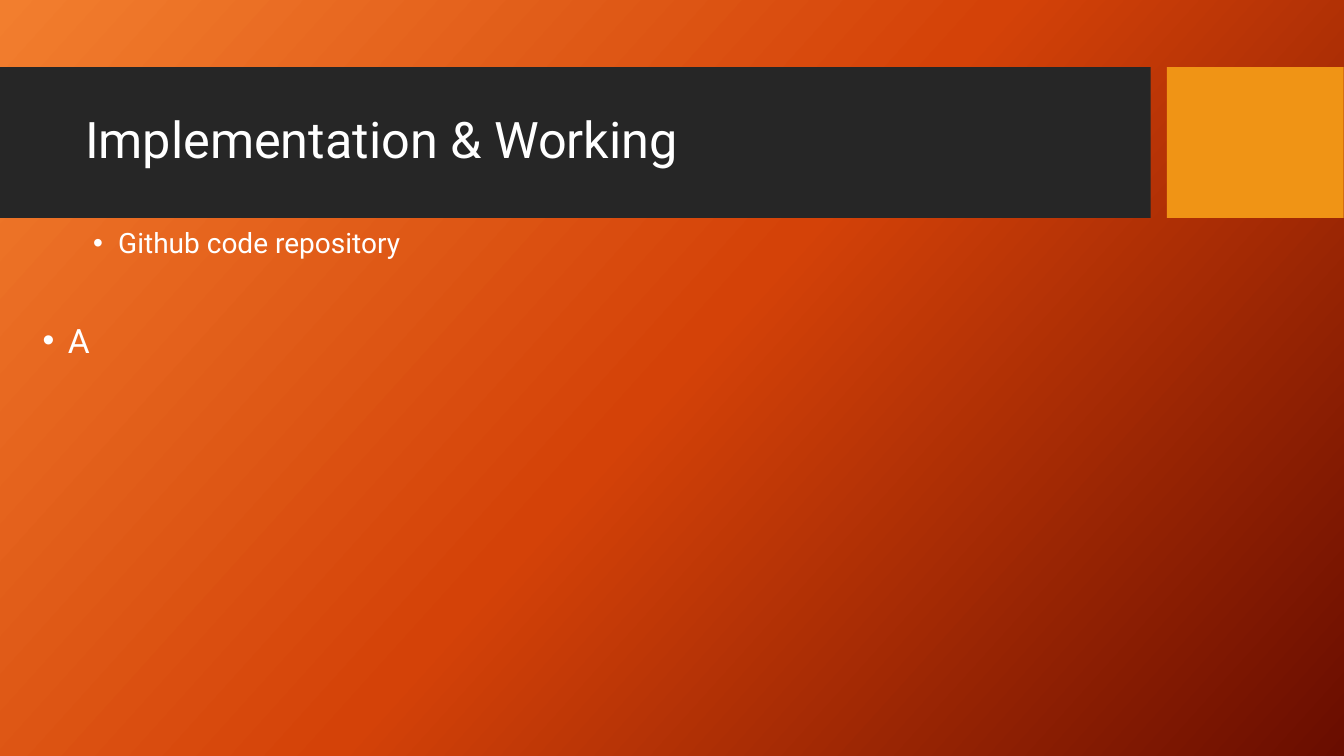
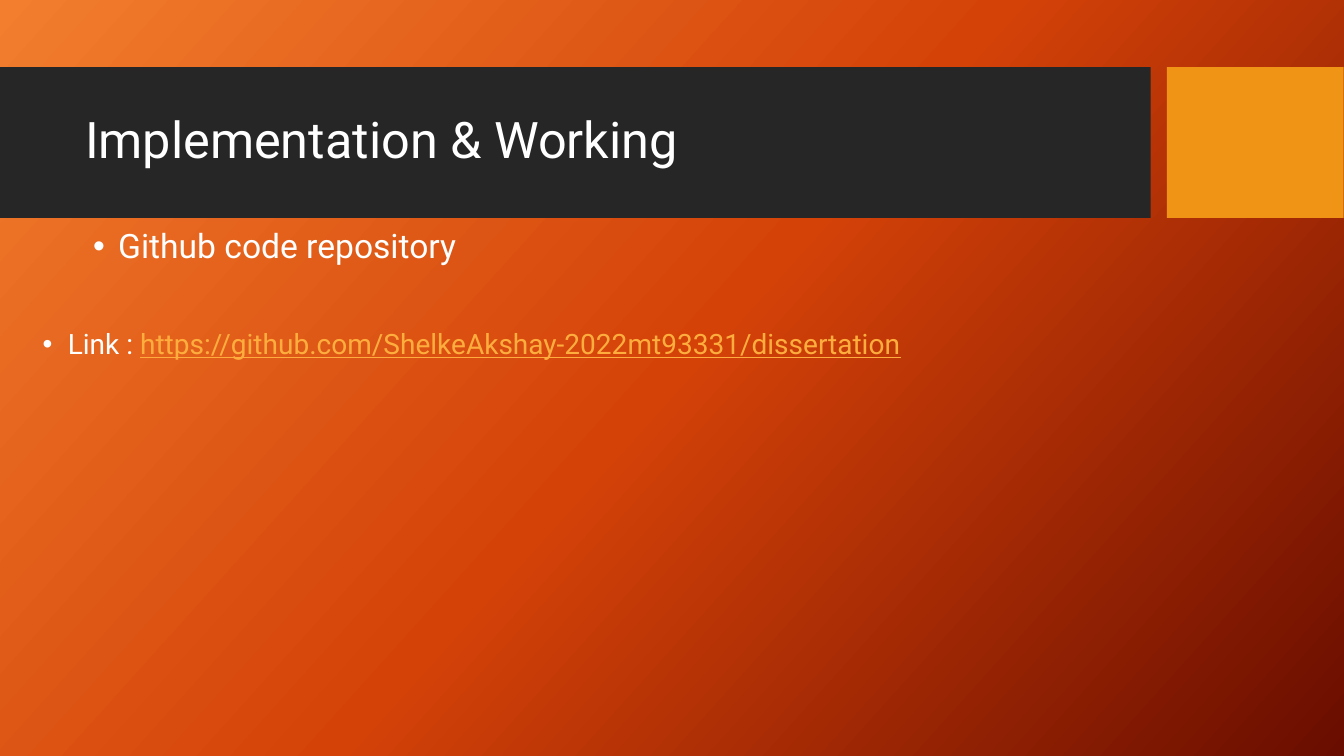
Before and after one commit to ShelkeAkshay-2022mt93331/dissertation, a slide deck: slide 10 of 7_Reports/3_Final_PPT/2022mt93331.pptx. Drawn at 1344x756 pixels with LibreOffice and Linux fonts; fonts in the diff are those of the drawing; background and template pictures are left out. Boxes give left, top, right and bottom in pixels: in the first picture for what was removed or moved away, otherwise in the second. Text is boxed around its words. In the diff, an @@ line names an element or a change of style, - is before the commit and + after.

```diff
--- a/7_Reports/3_Final_PPT/2022mt93331.pptx
+++ b/7_Reports/3_Final_PPT/2022mt93331.pptx
@@ text at bbox=[118, 232, 456, 265]: size 20 to 24 pt in "Github code repository" @@
@@ text at bbox=[68, 333, 900, 360]: text changed; size 24 to 20 pt; text colour #FFFFFF to #FFAE3E @@
-• A
+• Link : https://github.com/ShelkeAkshay-2022mt93331/dissertation
```
Also in this commit, not shown: 1 other slide changed.
